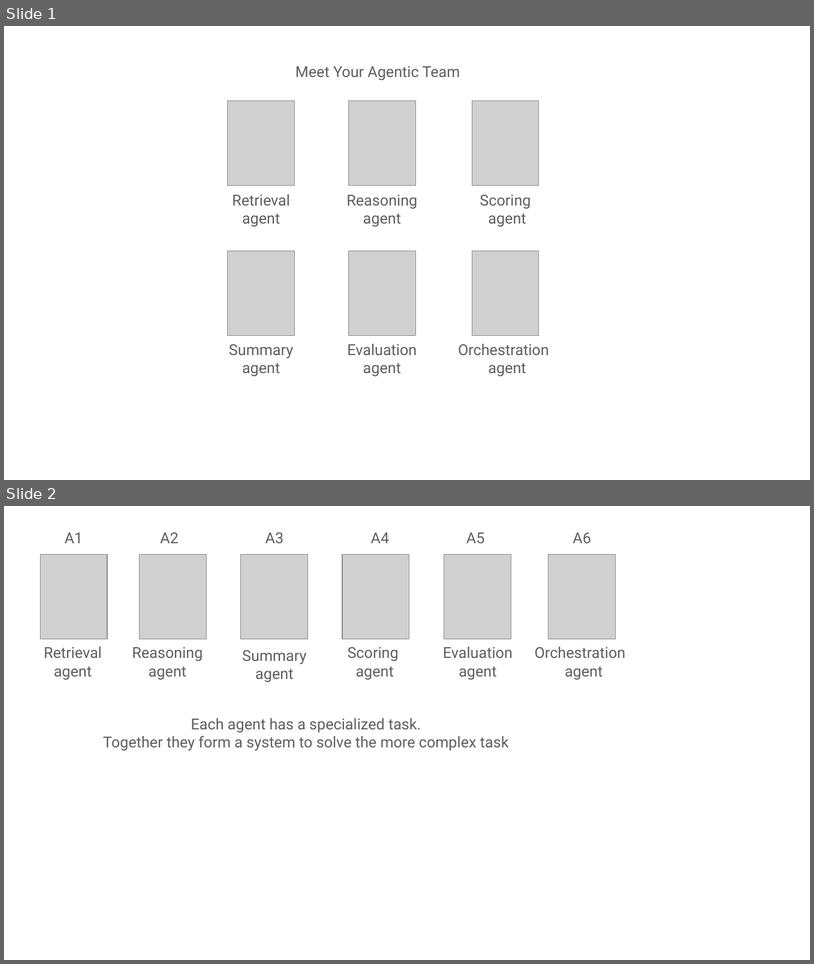
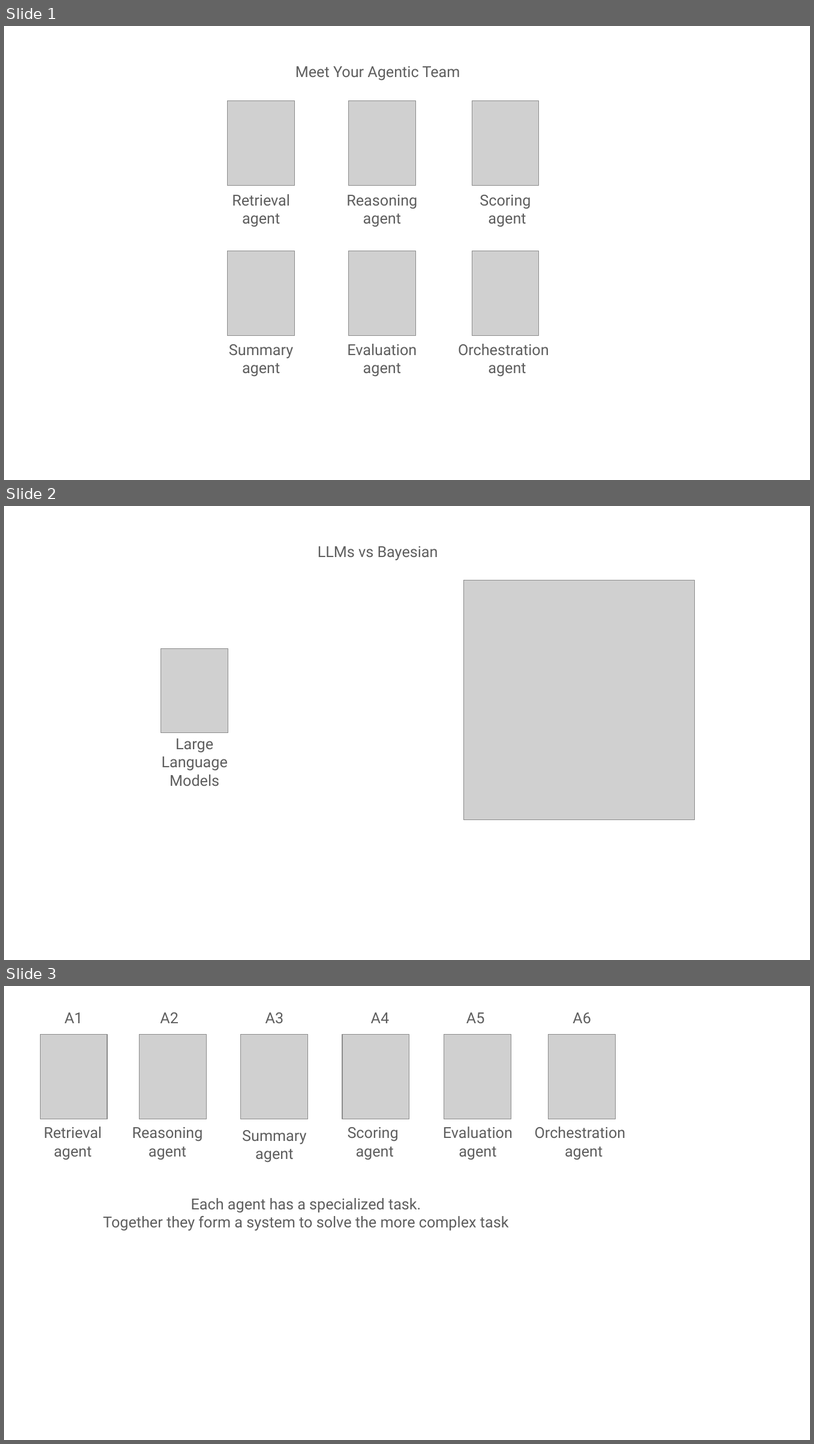
Before and after one commit to erdogant/LLMlight, a slide deck: docs/figs/figs.pptx. Shown one above the other, each under a label of ours: slides 1 and 2 before the commit, slides 1, 2 and 3 after it. The pictures are 814x964 and 814x1444 pixels, drawn with LibreOffice and Linux fonts; fonts in the diff are those of the drawing; grey boxes stand for pictures. Boxes give left, top, right and bottom in pixels: in the first picture for what was removed or moved away, otherwise in the second. Text is boxed around its words. In the diff, an @@ line names an element or a change of style, - is before the commit and + after.

```diff
--- a/docs/figs/figs.pptx
+++ b/docs/figs/figs.pptx
@@ slide 2 added at [4, 506, 810, 960], background #FFFFFF @@
@@ text added at [318, 546, 438, 561], 18 pt, text #5E5E5E @@
+LLMs vs Bayesian
@@ picture added at [464, 580, 695, 820] @@
@@ picture added at [161, 648, 228, 733] @@
@@ text added at [162, 738, 228, 786], 18 pt, text #5E5E5E @@
+Large Language Models
@@ what was slide 2 is now slide 3 @@
```
Also in this commit, not shown: 2 other files.
